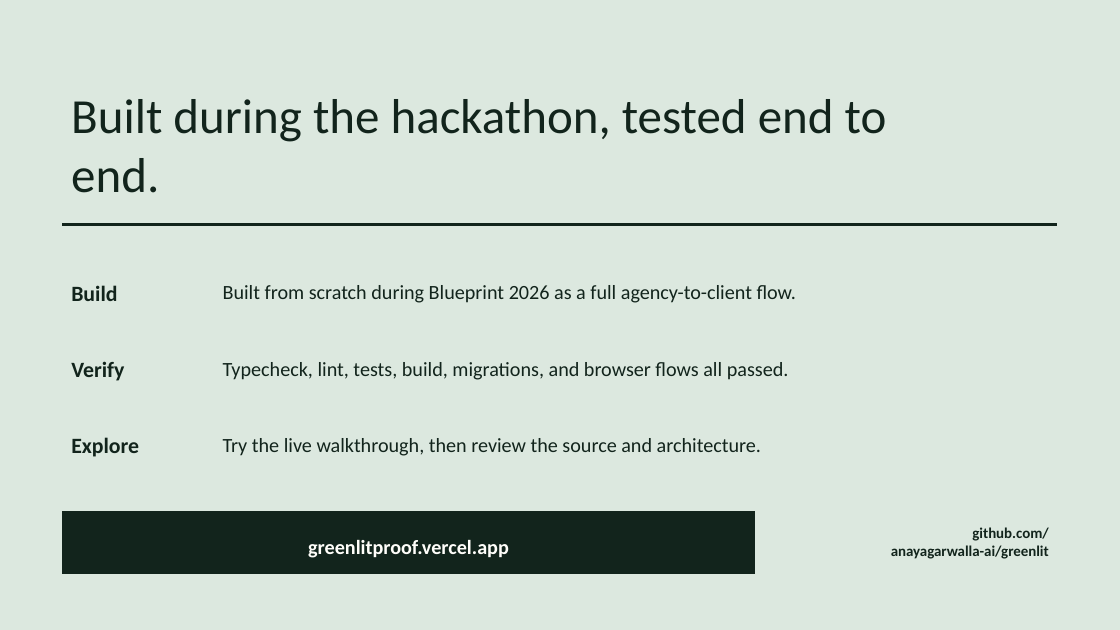
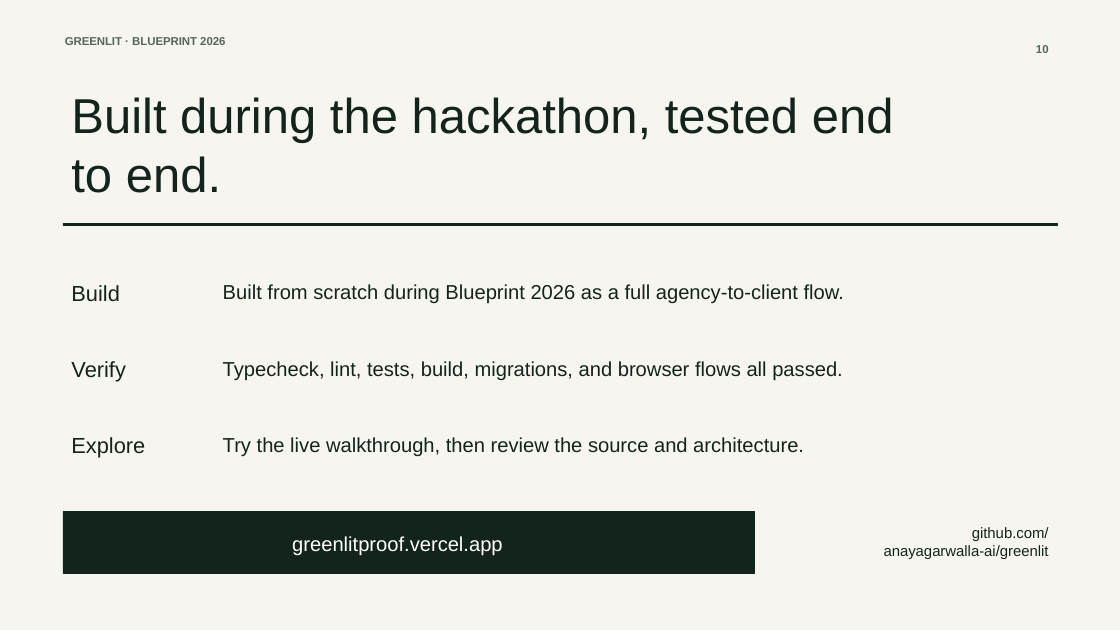
Before and after one commit to anayagarwalla-ai/greenlit, a slide deck: slide 10 of docs/hackathon/greenlit-blueprint-hackathon-deck.pptx (slide 8 before the commit). Drawn at 1120x630 pixels with LibreOffice and Linux fonts; fonts in the diff are those of the drawing. Boxes give left, top, right and bottom in pixels: in the first picture for what was removed or moved away, otherwise in the second. Text is boxed around its words. In the diff, an @@ line names an element or a change of style, - is before the commit and + after.

Commit message:
Sync final 10-slide hackathon deck

```diff
--- a/docs/hackathon/greenlit-blueprint-hackathon-deck.pptx
+++ b/docs/hackathon/greenlit-blueprint-hackathon-deck.pptx
@@ background #DCE8DF to #F7F5EF @@
@@ text added at <box>65,37,225,45</box>, 9.8 pt, text #56655D, bold @@
+GREENLIT · BLUEPRINT 2026
@@ text added at <box>1036,45,1049,53</box>, 9.8 pt, text #56655D, bold @@
+10
@@ rectangle at <box>63,223,1057,226</box>: outline #12241C 0 pt to #12241C 0.75 pt @@
@@ font Calibri to Arial in 4 elements at <box>71,97,894,193</box>, <box>223,284,844,303</box>, <box>223,361,843,381</box>, <box>223,437,804,456</box> @@
@@ rectangle at <box>63,512,755,573</box>: outline #12241C 0 pt to #12241C 0.75 pt @@
@@ font Calibri to Arial, bold off in 5 elements at <box>71,285,119,302</box>, <box>71,361,126,382</box>, <box>71,437,145,458</box>, <box>884,527,1049,559</box>, <box>292,536,502,556</box> @@
@@ text "greenlitproof.vercel.app": place and size @@
-text "greenlitproof.vercel.app" at <box>308,540,509,558</box>
+text "greenlitproof.vercel.app" at <box>292,536,502,556</box>
```
Also in this commit, not shown: 6 other slides changed, 3 slides added, 1 slide removed, 1 other file.
